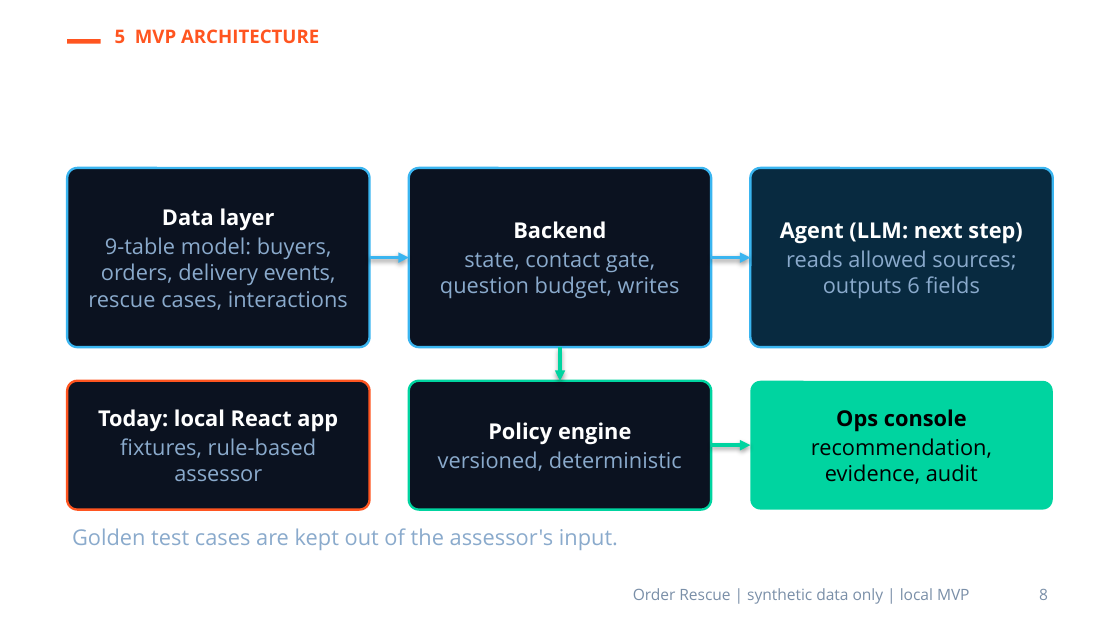
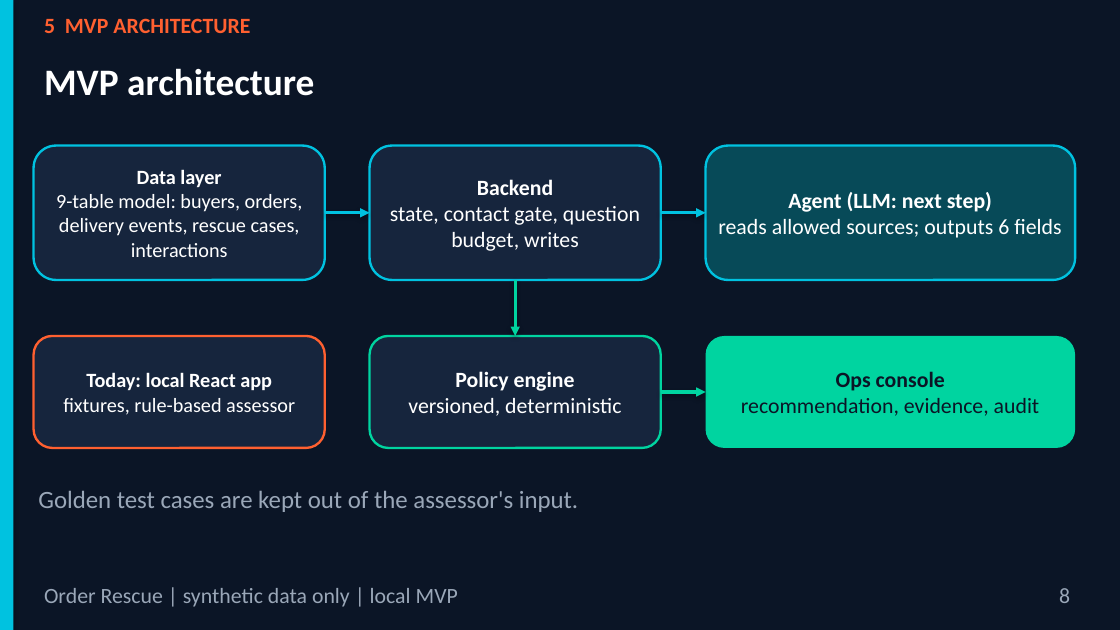
Before and after one commit to PhucNg2k/OrderResuce-Agent-Skill, a slide deck: slide 8 of docs/slides/Order_Rescue_Pitch_Deck.pptx. Drawn at 1120x630 pixels with LibreOffice and Linux fonts; fonts in the diff are those of the drawing; background and template pictures are left out. Boxes give left, top, right and bottom in pixels: in the first picture for what was removed or moved away, otherwise in the second. Text is boxed around its words. In the diff, an @@ line names an element or a change of style, - is before the commit and + after.

```diff
--- a/docs/slides/Order_Rescue_Pitch_Deck.pptx
+++ b/docs/slides/Order_Rescue_Pitch_Deck.pptx
@@ background picture (left out) to #0B1526 @@
@@ rectangle added at [0,0,13,629], fill #00C2E0 @@
@@ text at [44,18,250,33]: text changed; size 26 to 14 pt; font Open Sans to Calibri; text colour #FFFFFF to #FF6030 @@
-MVP architecture
+5 MVP ARCHITECTURE
@@ rectangle removed at [67,39,101,44] @@
@@ text at [44,68,314,96]: text changed; size 12 to 24 pt; font Open Sans to Calibri; text colour #FF5520 to #FFFFFF @@
-5 MVP ARCHITECTURE
+MVP architecture
@@ rounded rectangle "Data layer": place and size @@
-rounded rectangle "Data layer" at [67,168,370,347]
+rounded rectangle "Data layer" at [34,146,325,280]
@@ rounded rectangle "Data layer" at [34,146,325,280]: size 14 to 13 pt, font Open Sans to Calibri; text colour #8AAACC to #FFFFFF in "9-table model: buyers, orders, delivery events, rescue ..."; less space between paragraphs; fill #0B1220 to #16253D; outline #3AB5F0 1.5 pt to #00C2E0 1.5 pt; proportions changed @@
@@ rounded rectangle "Backend": place and size @@
-rounded rectangle "Backend" at [409,168,711,347]
+rounded rectangle "Backend" at [370,146,661,280]
@@ rounded rectangle "Backend" at [370,146,661,280]: font Open Sans to Calibri; text colour #8AAACC to #FFFFFF in "state, contact gate, question budget, writes"; less space between paragraphs; fill #0B1220 to #16253D; outline #3AB5F0 1.5 pt to #00C2E0 1.5 pt; proportions changed @@
@@ rounded rectangle "Agent (LLM: next step)": place and size @@
-rounded rectangle "Agent (LLM: next step)" at [750,168,1053,347]
+rounded rectangle "Agent (LLM: next step)" at [706,146,1075,280]
@@ rounded rectangle "Agent (LLM: next step)" at [706,146,1075,280]: font Open Sans to Calibri; text colour #8AAACC to #FFFFFF in "reads allowed sources; outputs 6 fields"; less space between paragraphs; fill #082A40 to #074A58; outline #3AB5F0 1.5 pt to #00C2E0 1.5 pt; proportions changed @@
@@ arrow moved from (370, 258) - (409, 258) to (325, 213) - (370, 213) @@
@@ arrow (325, 213) - (370, 213): stroke #3AB5F0 2.25 pt to #00C2E0 2 pt @@
@@ arrow added from (661, 213) to (706, 213), #00C2E0 2 pt @@
@@ arrow added from (515, 280) to (515, 336), #00D4A0 2 pt @@
@@ rounded rectangle "Today: local React app": place and size @@
-rounded rectangle "Today: local React app" at [67,381,370,510]
+rounded rectangle "Today: local React app" at [34,336,325,448]
@@ rounded rectangle "Today: local React app" at [34,336,325,448]: size 14 to 13 pt, font Open Sans to Calibri; text colour #8AAACC to #FFFFFF in "fixtures, rule-based assessor"; less space between paragraphs; fill #0B1220 to #16253D; outline #FF5520 1.5 pt to #FF6030 1.5 pt; proportions changed @@
@@ rounded rectangle "Policy engine": place and size @@
-rounded rectangle "Policy engine" at [409,381,711,510]
+rounded rectangle "Policy engine" at [370,336,661,448]
@@ rounded rectangle "Policy engine" at [370,336,661,448]: font Open Sans to Calibri; text colour #8AAACC to #FFFFFF in "versioned, deterministic"; less space between paragraphs; fill #0B1220 to #16253D; proportions changed @@
@@ arrow removed from (560, 347) to (560, 381) @@
@@ rounded rectangle "Ops console": place and size @@
-rounded rectangle "Ops console" at [750,381,1053,510]
+rounded rectangle "Ops console" at [706,336,1075,448]
@@ rounded rectangle "Ops console" at [706,336,1075,448]: font Open Sans to Calibri, text colour #000000 to #0B1526; less space between paragraphs; proportions changed @@
@@ arrow moved from (711, 258) - (750, 258) to (661, 392) - (706, 392) @@
@@ arrow (661, 392) - (706, 392): stroke #3AB5F0 2.25 pt to #00D4A0 2 pt @@
@@ arrow removed from (711, 445) to (750, 445) @@
@@ text "Golden test cases are kept ...": place and size @@
-text "Golden test cases are kept ..." at [72,528,618,550]
+text "Golden test cases are kept ..." at [38,491,578,512]
@@ text "Golden test cases are kept ..." at [38,491,578,512]: size 14 to 16 pt, font Open Sans to Calibri, text colour #8AAACC to #9AA7B8; more space between paragraphs @@
@@ text "Order Rescue | synthetic data ...": place and size @@
-text "Order Rescue | synthetic data ..." at [633,588,970,604]
+text "Order Rescue | synthetic data ..." at [44,588,458,607]
@@ text "Order Rescue | synthetic data ..." at [44,588,458,607]: size 10 to 14 pt, font Open Sans to Calibri, text colour #7A8FA8 to #9AA7B8; alignment right to left; more space between paragraphs @@
@@ text "8": place and size @@
-text "8" at [1039,589,1048,600]
+text "8" at [1059,588,1070,603]
@@ text "8" at [1059,588,1070,603]: size 10 to 14 pt, font Open Sans to Calibri, text colour #7A8FA8 to #9AA7B8; more space between paragraphs @@
```
Also in this commit, not shown: 14 other slides changed, 4 other files.
